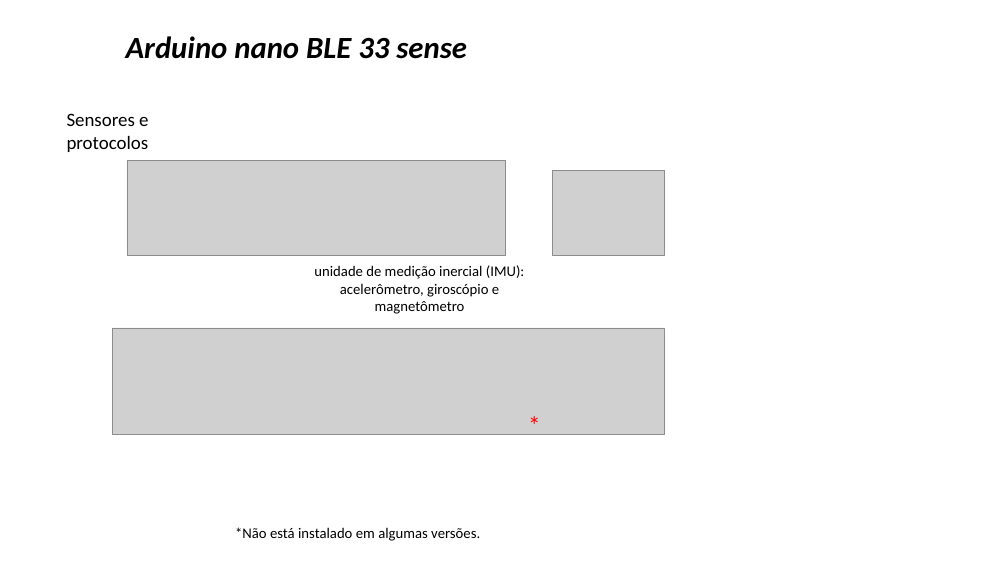
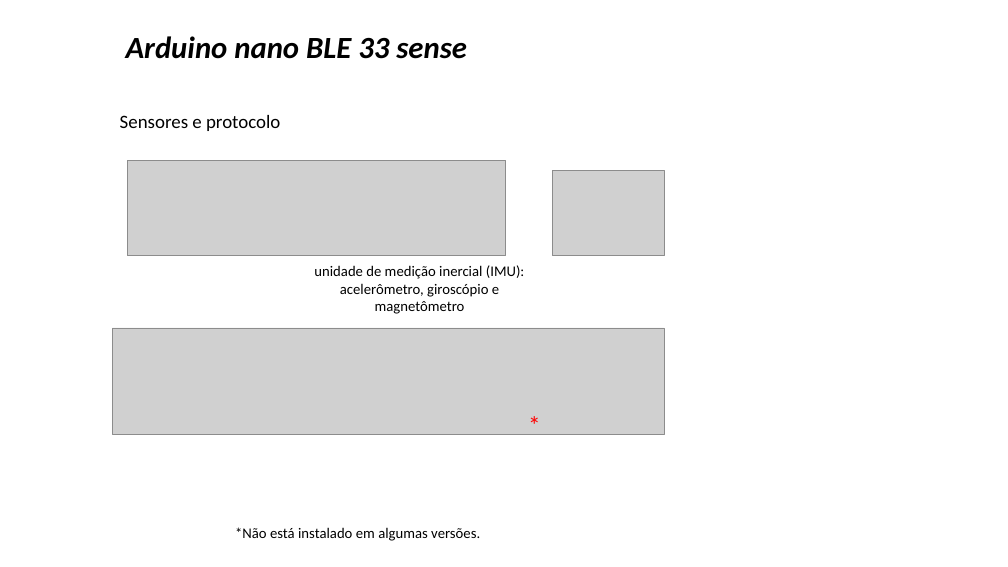
Before and after one commit to zz4fap/tp557-iot-ml, a slide deck: slide 3 of slides/TP557_14b_introducao_arduinoble.pptx. Drawn at 1008x567 pixels with LibreOffice and Linux fonts; fonts in the diff are those of the drawing; grey boxes stand for pictures; background and template pictures are left out. Boxes give left, top, right and bottom in pixels: in the first picture for what was removed or moved away, otherwise in the second. Text is boxed around its words. In the diff, an @@ line names an element or a change of style, - is before the commit and + after.

Commit message:
update of slides

```diff
--- a/slides/TP557_14b_introducao_arduinoble.pptx
+++ b/slides/TP557_14b_introducao_arduinoble.pptx
@@ text at [120, 115, 280, 131]: text changed @@
-Sensores e protocolos
+Sensores e protocolo
```
Also in this commit, not shown: 1 other slide changed, 1 slide added, 1 other file.
